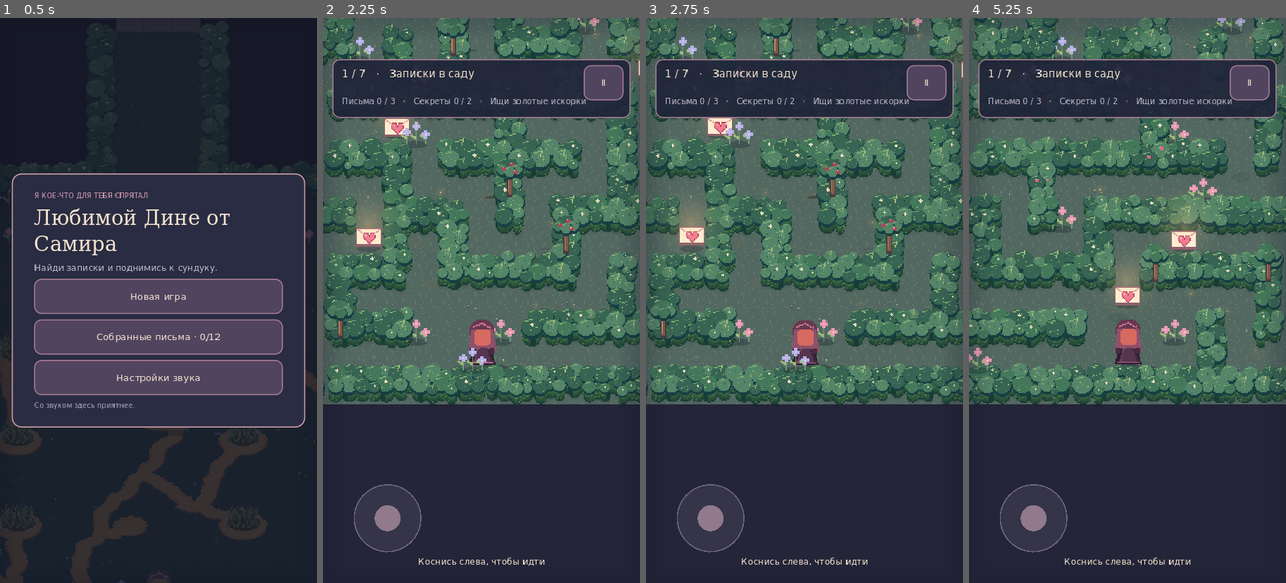
Above: before the commit, frames 1-4 (left to right).
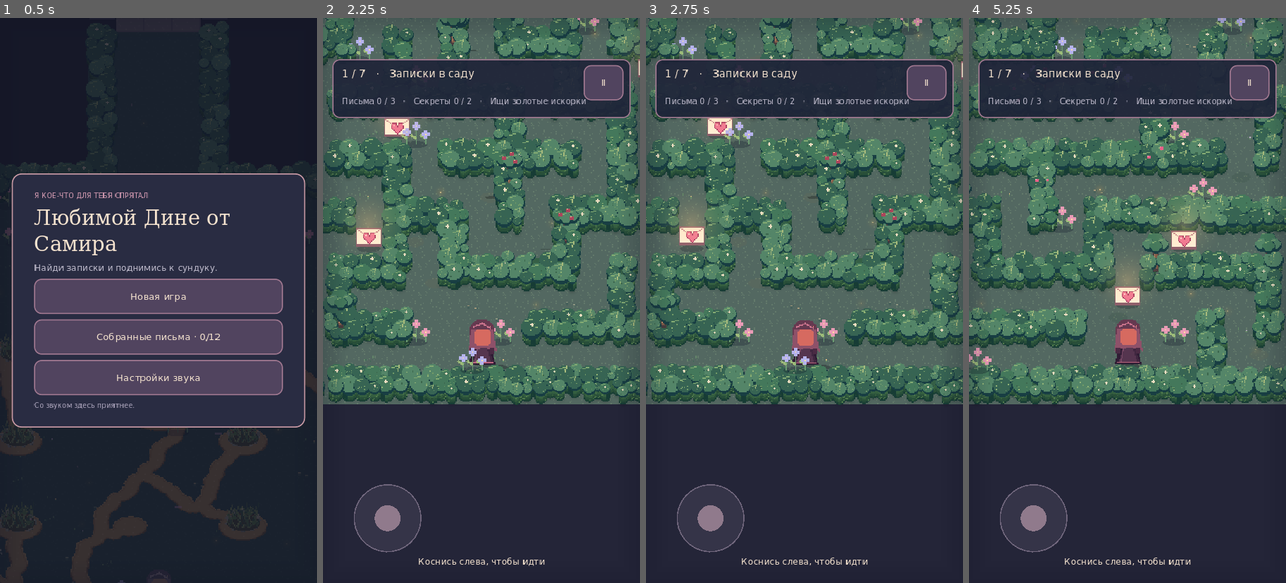
Above: after the commit, the same moments.

Repository: NQUAREx/dina-lovely
Game: Godot game, scene res://main.tscn
The game is run twice, just before and just after one commit, with the same random seed, the same clock (stepped at 60 frames per second) and the same inputs.
Inputs:
- Up to frame 1 (0.5 s): no input
- Up to frame 2 (2.25 s): click "Новая игра" at 0.5 s; click "Ⅱ" at 1.25 s; click "Пойдём" at 2 s
- Up to frame 3 (2.75 s): no input
- Up to frame 4 (5.25 s): click "Ⅱ" at 2.75 s; click "Новая игра" at 3.5 s; click "Начать новую историю" at 4.25 s; click "Пойдём" at 5 s

Frame 1 is identical in both runs. In frame 2, 1.0% of the frame differs, in the area x 1-81%, y 0-57%; in frame 3, 1.0%; in frame 4, 0.5%.

Commit message:
Block through-hedge pickups and layer heroine waist and tree crowns consistently

Diff:
--- a/scripts/game.gd
+++ b/scripts/game.gd
@@ -1000,11 +1000,26 @@
 		if v<1: return false
 	return true
 
+func interaction_reachable(obj: Dictionary) -> bool:
+	var target:Vector2=obj.pos
+	var length:=player.distance_to(target)
+	var embedded:bool=obj.get("hidden_hedge",false) or obj.kind in ["berries","tree_apples"]
+	for step in range(1,ceili(length/2)):
+		var point:=player.lerp(target,float(step)*2/maxf(length,1))
+		var cell:=Vector2i(point/TILE)
+		if cell.y<0 or cell.x<0 or cell.y>=grid.size() or cell.x>=grid[0].length():return false
+		if hedge_field!=null:
+			if hedge_field.blocks(point):
+				# Reach into the near face for fruit/hidden letters, never through the wall.
+				return embedded and hedge_field.blocks(target) and point.distance_to(target)<=22
+		elif grid[cell.y][cell.x]=="#":return false
+	return true
+
 func find_nearest() -> void:
 	nearest = -1
 	var distance := 79.0
 	for i in range(objects.size()):
-		if available(objects[i]):
+		if available(objects[i]) and interaction_reachable(objects[i]):
 			var d := player.distance_to(objects[i].pos)
 			if d<distance:
 				distance = d
@@ -1044,6 +1059,7 @@
 		return
 	if nearest<0: return
 	var obj := objects[nearest]
+	if not interaction_reachable(obj):find_nearest();return
 	var id: String = obj.id
 	if task_time>0: return
 	if obj.kind=="accessory":
@@ -1459,7 +1475,9 @@
 			var pos:=screen(crown.base+crown.offset)
 			draw_texture_rect(glow,Rect2(pos-Vector2(r+8,r*.85),Vector2(r*2+16,r*1.8+8)),false,Color(0,0,0,.65))
 		draw_hedge_body(Rect2(camera-view/2-Vector2(48,96),view+Vector2(96,192)))
-		if not hedge_field.foreground(player):draw_hedge_canopy(visible_crowns)
+		# Trunks are grounded behind the shrub tops. Their upper crowns are drawn last.
+		for item in renderables:
+			if item.get("integrated_tree",false):draw_sprite(item.kind,screen(item.pos)-Vector2(0,18))
 
 	renderables.sort_custom(func(a,b):
 		if a.pos.y==b.pos.y:
@@ -1484,7 +1502,9 @@
 				var angle := aim.angle()
 				draw_arc(p+Vector2(0,-20),88,angle-1.1,angle+1.1,22,Color(1,.84,.75,attack_flash/.19),7)
 				draw_arc(p+Vector2(0,-20),101,angle-.8,angle+.8,18,Color(1,.65,.79,attack_flash/.19),3)
-			if hedge_field!=null and hedge_field.foreground(player):draw_hedge_canopy(visible_crowns)
+			if hedge_field!=null:
+				draw_hedge_canopy(visible_crowns)
+				draw_player_upper(hero_pos,frame,color)
 		elif item.has("enemy"):
 			var enemy: Dictionary = item.enemy
 			if enemy.state=="warn":
@@ -1499,7 +1519,7 @@
 			draw_rect(Rect2(p+Vector2(-bar_width/2,-100 if enemy.get("boss",false) else -57),Vector2(bar_width,5)),INK)
 			draw_rect(Rect2(p+Vector2(-bar_width/2,-100 if enemy.get("boss",false) else -57),Vector2(bar_width*float(enemy.hp)/float(enemy.get("max_hp",enemy.hp)),5)),PINK)
 		else:
-			if task_time<=0 and not item.has("wall") and available(item) and item.pos.distance_to(player)<95 and kind not in ["doorway","arch","sprout","well","stone"]:
+			if task_time<=0 and not item.has("wall") and available(item) and interaction_reachable(item) and item.pos.distance_to(player)<95 and kind not in ["doorway","arch","sprout","well","stone"]:
 				var highlight := "accessory_"+str(item.accessory) if kind=="accessory" else "dug" if item.id=="buried" else "flashlight" if kind=="stand_flashlight" else kind
 				if item.get("ground_tool",false):
 					draw_set_transform(p,PI/2);draw_pickup_outline(highlight,Vector2(0,20),.65);draw_set_transform(Vector2.ZERO)
@@ -1556,13 +1576,13 @@
 				var open: bool = door_is_open(str(item.id))
 				draw_texture_rect(glow,Rect2(p-Vector2(65,110),Vector2(130,150)),false,Color(.9,1,.9,1 if open else .2))
 				if not open and kind!="doorway": draw_line(p+Vector2(-18,-36),p+Vector2(18,-36),Color("ab839a"),4)
-	# Each crown has one fixed place in the painter order. Never redraw a local subset.
-	# Trees remain above the canopy regardless of the heroine's wall-side classification.
+	# Tree crowns sit above the continuous hedge; lower trunks stay buried.
 	for item in renderables:
 		if not item.get("integrated_tree",false):continue
 		var p:=screen(item.pos)
-		if available(item) and item.pos.distance_to(player)<95:draw_pickup_outline(item.kind,p+Vector2(0,10),.75)
-		draw_sprite(item.kind,p)
+		var id:int=sprites[item.kind]
+		# Preserve the complete canopy; hide only the buried lower trunk behind shrubs.
+		draw_texture_rect_region(atlas,Rect2(p+Vector2(-24,-74),Vector2(48,34.5)),Rect2(Vector2(id%16*32,id/16*48),Vector2(32,23)))
 
 	# Batched radial textures approximate soft warm light without expensive real-time lights.
 	for item in renderables:
@@ -2615,6 +2635,14 @@
 	for item in ["peach_dress","rose_scarf","veil","brooch","wreath","crown","heart_tiara"]:
 		if item in save_data.wearing:draw_sprite("wear_"+item+"_"+str(direction)+"_"+str(frame),pos,color)
 
+func draw_player_upper(pos: Vector2, frame: int, color: Color) -> void:
+	var names:Array[String]=["hero"+str(direction)+"_"+str(frame)]
+	for item in ["peach_dress","rose_scarf","veil","brooch","wreath","crown","heart_tiara"]:
+		if item in save_data.wearing:names.append("wear_"+item+"_"+str(direction)+"_"+str(frame))
+	for name in names:
+		var id:int=sprites[name]
+		draw_texture_rect_region(atlas,Rect2(pos-Vector2(32,86),Vector2(64,58)),Rect2(Vector2(id%16*32,id/16*48),Vector2(32,29)),color)
+
 func update_food_hearts(delta: float) -> void:
 	if food_hearts_left<=0:return
 	food_heart_clock-=delta
--- /dev/null
+++ b/tests/hedge_interaction.gd
@@ -0,0 +1,25 @@
+extends SceneTree
+func _initialize() -> void:call_deferred("run")
+func run() -> void:
+	var game=load("res://main.tscn").instantiate()
+	root.add_child(game);await process_frame
+	game.new_game();game.clear_modal();game.sound_on=false;game.set_process(false)
+	for vertical in [false,true]:
+		game.grid.clear()
+		for y in range(22):game.grid.append(".".repeat(22))
+		for n in range(3,19):game.set_cell(10 if vertical else n,n if vertical else 10,"#")
+		game.hedge_field=load("res://scripts/hedge_field.gd").new()
+		game.hedge_field.build(game.grid,541,{}, {})
+		var centre:=Vector2(10.5,10.5)*48
+		var normal:=Vector2.RIGHT if vertical else Vector2.DOWN
+		var tangent:=normal.orthogonal()
+		for side in [-1,1]:
+			for slant in [-18,0,18]:
+				game.player=centre+normal*30*side+tangent*slant
+				assert(not game.interaction_reachable({"pos":centre-normal*30*side,"kind":"note"}),"Picked through hedge")
+				assert(game.interaction_reachable({"pos":centre+normal*40*side+tangent*8,"kind":"note"}),"Near-side pickup blocked")
+				assert(game.interaction_reachable({"pos":centre,"kind":"note","hidden_hedge":true}),"Embedded secret inaccessible")
+				assert(game.interaction_reachable({"pos":centre,"kind":"berries"}),"Embedded fruit inaccessible")
+				assert(not game.interaction_reachable({"pos":centre-normal*25*side,"kind":"berries"}),"Fruit picked through hedge")
+	print("PASS interaction rays: four sides, diagonal approaches, embedded secrets/fruit, no through-wall pickups")
+	quit()
Not shown, added: tests/hedge_interaction.gd.uid
Not shown, removed: docs/game.b7d7b5b59d3a.pck
Not shown, added: docs/game.f14933ffcb71.pck
Not shown, changed: docs/index.pck
